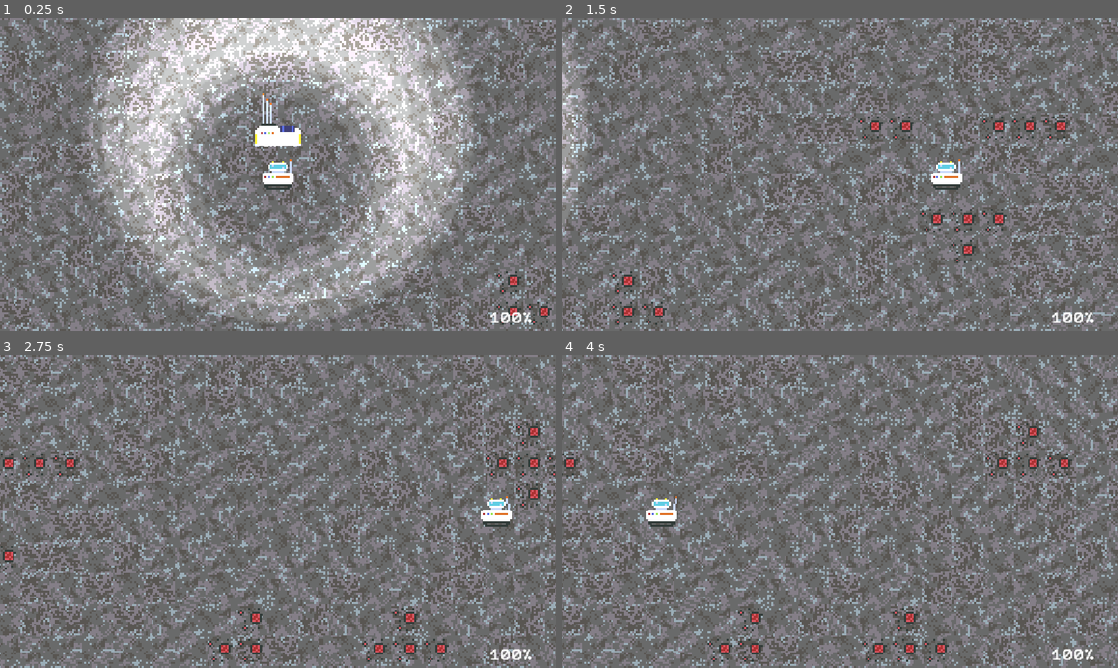
Above: before the commit, frames 1-4 (two rows, left to right).
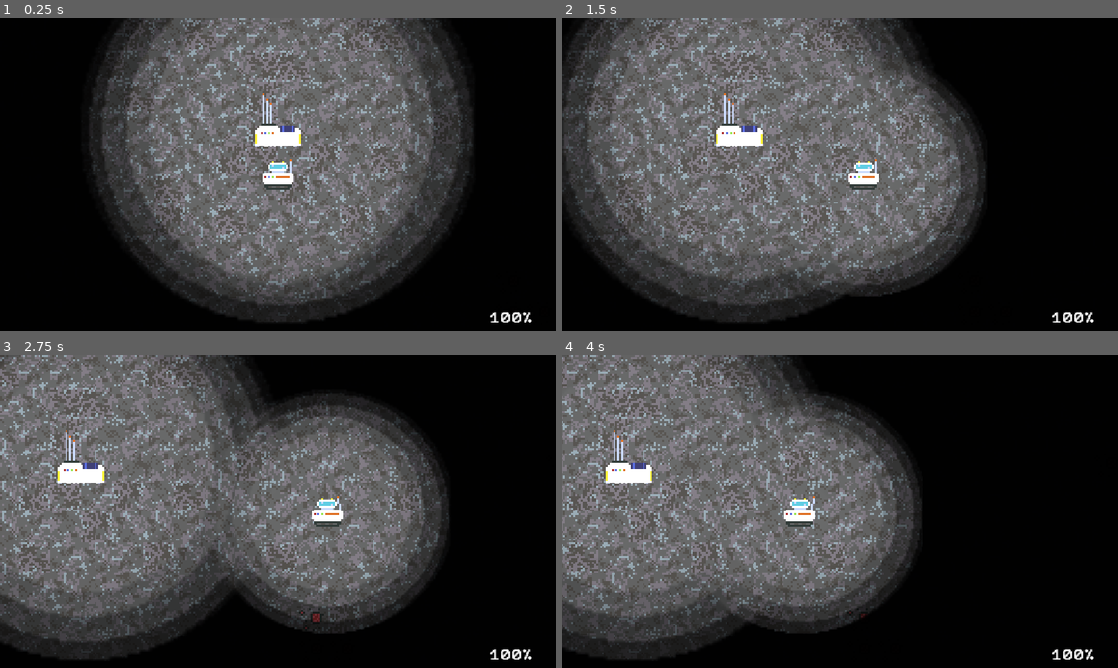
Above: after the commit, the same moments.

Repository: DanielDe8/Moonrunner
Game: Godot game, scene res://Scenes/Main.tscn
Same seed, same stepped clock (60 frames per second), same inputs: the game is played once before the commit and once after it.
Inputs (mouse positions are in pixels of both pictures, inside the frame that each line leads up to):
- Up to frame 1 (0.25 s): no input
- Up to frame 2 (1.5 s): tap Enter at 0.5 s; move the mouse to (962, 158) at 0.52 s; hold Right (right) 0.53-1.25 s; click (962, 158) at 0.67 s; drag from (728, 190) to (734, 312) at 1.27 s
- Up to frame 3 (2.75 s): move the mouse to (333, 442) at 2.02 s; hold Right (right) from 2.03 s (still down)
- Up to frame 4 (4 s): release Right (right) at 2.75 s; drag from (812, 574) to (617, 464) at 2.77 s; move the mouse to (1006, 558) at 3.52 s; hold Left (left) from 3.53 s (still down)

The runs differ from the first frame. In frame 1, 87% of the frame differs, in the area x 0-100%, y 0-100%; in frame 2, 78%; in frame 3, 75%; in frame 4, 80%.

Commit message:
fix it

Diff:
--- a/Objects/player.tscn
+++ b/Objects/player.tscn
@@ -109,6 +109,7 @@
 [node name="player" type="CharacterBody2D" unique_id=1788329522 groups=["Player"]]
 motion_mode = 1
 script = ExtResource("1_0ar0x")
+speed = 90
 
 [node name="Camera2D" type="Camera2D" parent="." unique_id=569772186]
 zoom = Vector2(4, 4)
@@ -119,7 +120,6 @@
 shape = SubResource("CircleShape2D_kln2b")
 
 [node name="DirectionalLight2D" type="DirectionalLight2D" parent="." unique_id=2009509175]
-visible = false
 energy = 0.99
 blend_mode = 1
 
